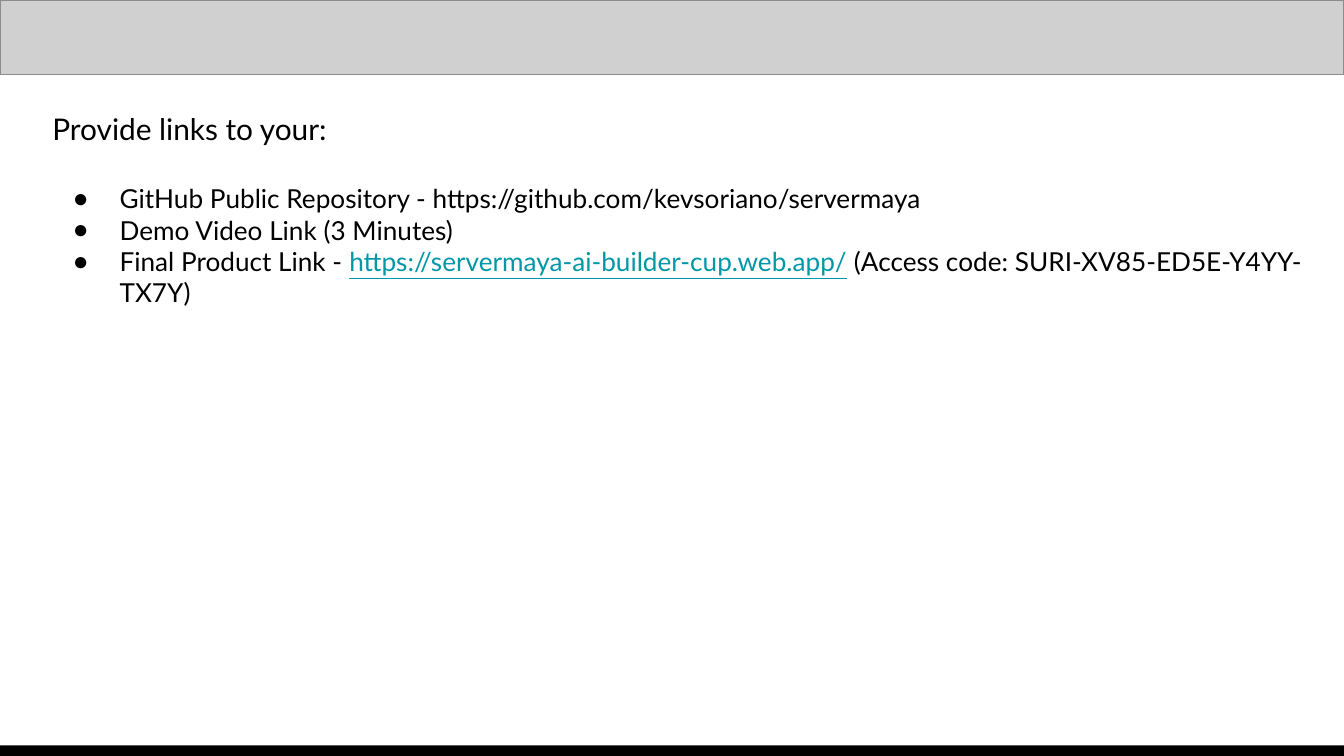
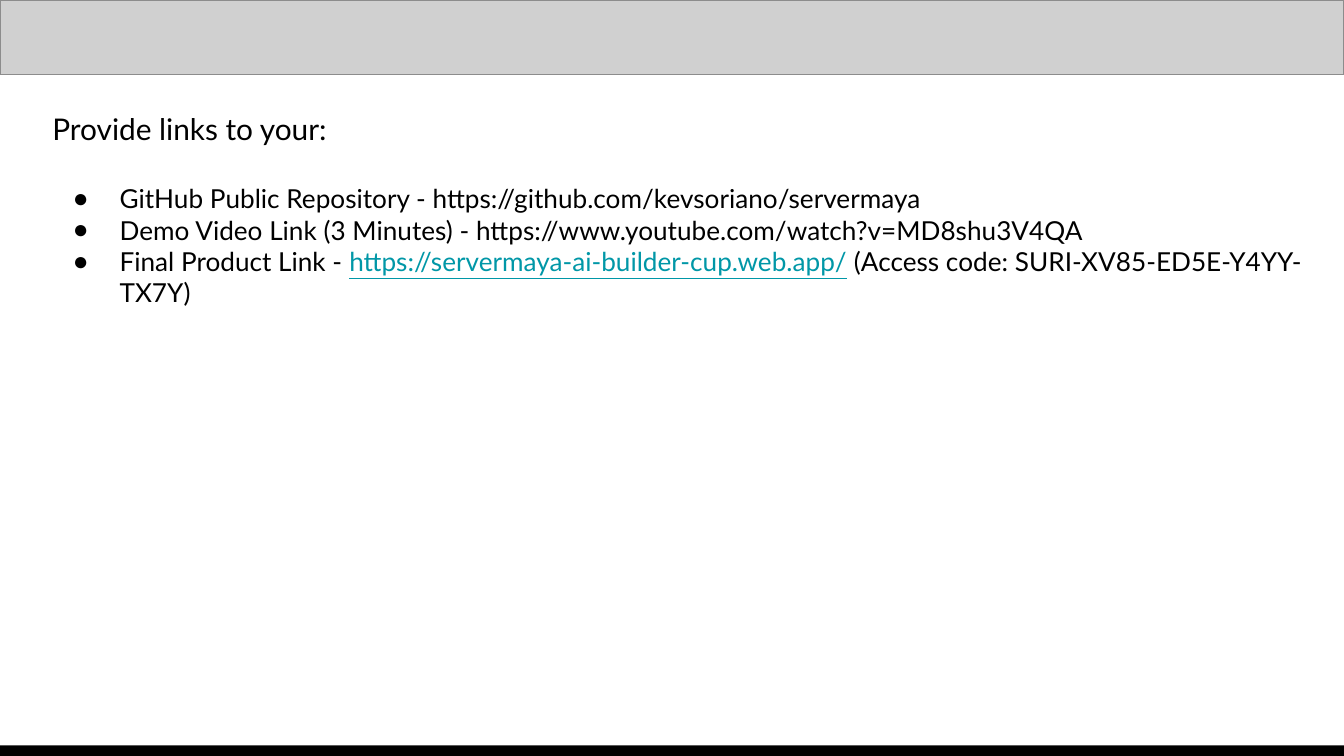
Before and after one commit to kevsoriano/servermaya, a slide deck: slide 14 of docs/Team ServerMaya Submission _ AI Builder Cup.pptx. Drawn at 1344x756 pixels with LibreOffice and Linux fonts; fonts in the diff are those of the drawing; grey boxes stand for pictures. Boxes give left, top, right and bottom in pixels: in the first picture for what was removed or moved away, otherwise in the second. Text is boxed around its words. In the diff, an @@ line names an element or a change of style, - is before the commit and + after.

```diff
--- a/docs/Team ServerMaya Submission _ AI Builder Cup.pptx
+++ b/docs/Team ServerMaya Submission _ AI Builder Cup.pptx
@@ text at (120, 220, 1082, 244): text changed @@
-● Demo Video Link (3 Minutes)
+● Demo Video Link (3 Minutes) - https://www.youtube.com/watch?v=MD8shu3V4QA
```
Also in this commit, not shown: 1 other file.
